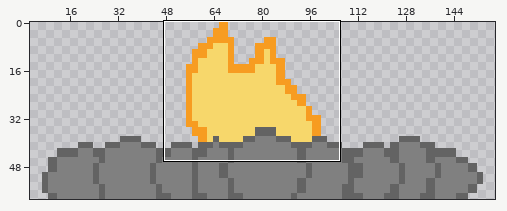
Two states of a animated GIF sprite, images/blobfo6.gif. Above, an overview of the earlier version with the close-up marked.
Close-up. As it was:
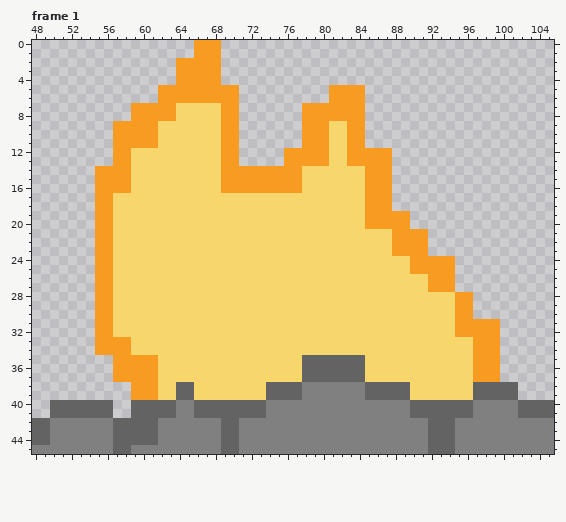
The file is 166x59 pixels. Colours within 5 levels of each other are drawn and written as one. Shown: frame 1: x 48..105, y 0..45. The wide view leaves out empty margins. The commit also changed other frames or places, which this record leaves out.
After:
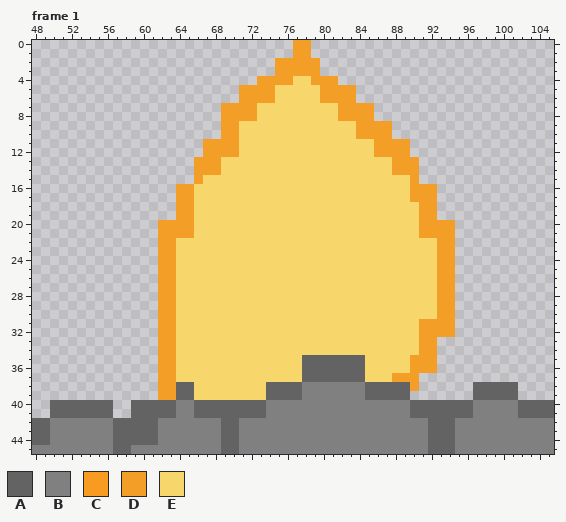
Palette (. is transparent): A #636363  B #808080  C #f79c21  D #f39f27  E #f7d76b
Edits made:
--- frame 1
@@ x 48..105 @@
- 0 ..................CCC.....................................
- 1 ..................CCC.....................................
- 2 ................CCCCC.....................................
- 3 ................CCCCC.....................................
- 4 ................CCCCC.....................................
- 5 ..............CCCCCCCCC..........CCCC.....................
- 6 ..............CCCCCCCCC..........CCCC.....................
- 7 ...........CCCCCEEEEECC.......CCCCCCC.....................
- 8 ...........CCCCCEEEEECC.......CCCCCCC.....................
- 9 .........CCCCCEEEEEEECC.......CCCEECC.....................
-10 .........CCCCCEEEEEEECC.......CCCEECC.....................
-11 .........CCCCCEEEEEEECC.......CCCEECC.....................
-12 .........CCEEEEEEEEEECC.....CCCCCEECCCCC..................
-13 .........CCEEEEEEEEEECC.....CCCCCEECCCCC..................
-14 .......CCCCEEEEEEEEEECCCCCCCCCEEEEEEECCC..................
-15 .......CCCCEEEEEEEEEECCCCCCCCCEEEEEEECCC..................
-16 .......CCCCEEEEEEEEEECCCCCCCCCEEEEEEECCC..................
-17 .......CCEEEEEEEEEEEEEEEEEEEEEEEEEEEECCC..................
-18 .......CCEEEEEEEEEEEEEEEEEEEEEEEEEEEECCC..................
-19 .......CCEEEEEEEEEEEEEEEEEEEEEEEEEEEECCCCC................
-20 .......CCEEEEEEEEEEEEEEEEEEEEEEEEEEEECCCCC................
-21 .......CCEEEEEEEEEEEEEEEEEEEEEEEEEEEEEEECCCC..............
-22 .......CCEEEEEEEEEEEEEEEEEEEEEEEEEEEEEEECCCC..............
-23 .......CCEEEEEEEEEEEEEEEEEEEEEEEEEEEEEEECCCC..............
-24 .......CCEEEEEEEEEEEEEEEEEEEEEEEEEEEEEEEEECCCCC...........
-25 .......CCEEEEEEEEEEEEEEEEEEEEEEEEEEEEEEEEECCCCC...........
-26 .......CCEEEEEEEEEEEEEEEEEEEEEEEEEEEEEEEEEEECCC...........
-27 .......CCEEEEEEEEEEEEEEEEEEEEEEEEEEEEEEEEEEECCC...........
-28 .......CCEEEEEEEEEEEEEEEEEEEEEEEEEEEEEEEEEEEEEECC.........
-29 .......CCEEEEEEEEEEEEEEEEEEEEEEEEEEEEEEEEEEEEEECC.........
-30 .......CCEEEEEEEEEEEEEEEEEEEEEEEEEEEEEEEEEEEEEECC.........
-31 .......CCEEEEEEEEEEEEEEEEEEEEEEEEEEEEEEEEEEEEEECCCCC......
-32 .......CCEEEEEEEEEEEEEEEEEEEEEEEEEEEEEEEEEEEEEECCCCC......
-33 .......CCCCEEEEEEEEEEEEEEEEEEEEEEEEEEEEEEEEEEEEEECCC......
-34 .......CCCCEEEEEEEEEEEEEEEEEEEEEEEEEEEEEEEEEEEEEECCC......
-35 .........CCCCCEEEEEEEEEEEEEEEEAAAAAAAEEEEEEEEEEEECCC......
-36 .........CCCCCEEEEEEEEEEEEEEEEAAAAAAAEEEEEEEEEEEECCC......
-37 .........CCCCCEEEEEEEEEEEEEEEEAAAAAAAEEEEEEEEEEEECCC......
-38 ...........CCCEEAAEEEEEEEEAAAABBBBBBBAAAAAEEEEEEEAAAAA....
-39 ...........CCCEEAAEEEEEEEEAAAABBBBBBBAAAAAEEEEEEEAAAAA....
+ 0 .............................DD...........................
+ 1 .............................DD...........................
+ 2 ...........................DDDDD..........................
+ 3 ...........................DDDDD..........................
+ 4 .........................DDDDEEDDD........................
+ 5 .......................DDDDEEEEEDDDD......................
+ 6 .......................DDDDEEEEEDDDD......................
+ 7 .....................DDDDEEEEEEEEEDDDD....................
+ 8 .....................DDDDEEEEEEEEEDDDD....................
+ 9 .....................DDEEEEEEEEEEEEEDDDD..................
+10 .....................DDEEEEEEEEEEEEEDDDD..................
+11 ...................DDDDEEEEEEEEEEEEEEEDDDD................
+12 ...................DDDDEEEEEEEEEEEEEEEDDDD................
+13 ..................DDDEEEEEEEEEEEEEEEEEEEDDD...............
+14 ..................DDDEEEEEEEEEEEEEEEEEEEDDD...............
+15 ..................DEEEEEEEEEEEEEEEEEEEEEEED...............
+16 ................DDEEEEEEEEEEEEEEEEEEEEEEEEDDD.............
+17 ................DDEEEEEEEEEEEEEEEEEEEEEEEEDDD.............
+18 ................DDEEEEEEEEEEEEEEEEEEEEEEEEEDD.............
+19 ................DDEEEEEEEEEEEEEEEEEEEEEEEEEDD.............
+20 ..............DDDDEEEEEEEEEEEEEEEEEEEEEEEEEDDDD...........
+21 ..............DDDDEEEEEEEEEEEEEEEEEEEEEEEEEDDDD...........
+22 ..............DDEEEEEEEEEEEEEEEEEEEEEEEEEEEEEDD...........
+23 ..............DDEEEEEEEEEEEEEEEEEEEEEEEEEEEEEDD...........
+24 ..............DDEEEEEEEEEEEEEEEEEEEEEEEEEEEEEDD...........
+25 ..............DDEEEEEEEEEEEEEEEEEEEEEEEEEEEEEDD...........
+26 ..............DDEEEEEEEEEEEEEEEEEEEEEEEEEEEEEDD...........
+27 ..............DDEEEEEEEEEEEEEEEEEEEEEEEEEEEEEDD...........
+28 ..............DDEEEEEEEEEEEEEEEEEEEEEEEEEEEEEDD...........
+29 ..............DDEEEEEEEEEEEEEEEEEEEEEEEEEEEEEDD...........
+30 ..............DDEEEEEEEEEEEEEEEEEEEEEEEEEEEEEDD...........
+31 ..............DDEEEEEEEEEEEEEEEEEEEEEEEEEEEDDDD...........
+32 ..............DDEEEEEEEEEEEEEEEEEEEEEEEEEEEDDDD...........
+33 ..............DDEEEEEEEEEEEEEEEEEEEEEEEEEEEDD.............
+34 ..............DDEEEEEEEEEEEEEEEEEEEEEEEEEEEDD.............
+35 ..............DDEEEEEEEEEEEEEEAAAAAAAEEEEEDDD.............
+36 ..............DDEEEEEEEEEEEEEEAAAAAAAEEEEEDDD.............
+37 ..............DDEEEEEEEEEEEEEEAAAAAAAEEEDDD...............
+38 ..............DDAAEEEEEEEEAAAABBBBBBBAAAAAD......AAAAA....
+39 ..............DDAAEEEEEEEEAAAABBBBBBBAAAAA.......AAAAA....
 40 ..AAAAAAA..AAAAABBAAAAAAAABBBBBBBBBBBBBBBBAAAAAAABBBBBAAAA
Pixel boxes of the changes (left, top, right, bottom) in both close-ups:
changed: (95, 40, 500, 400)
